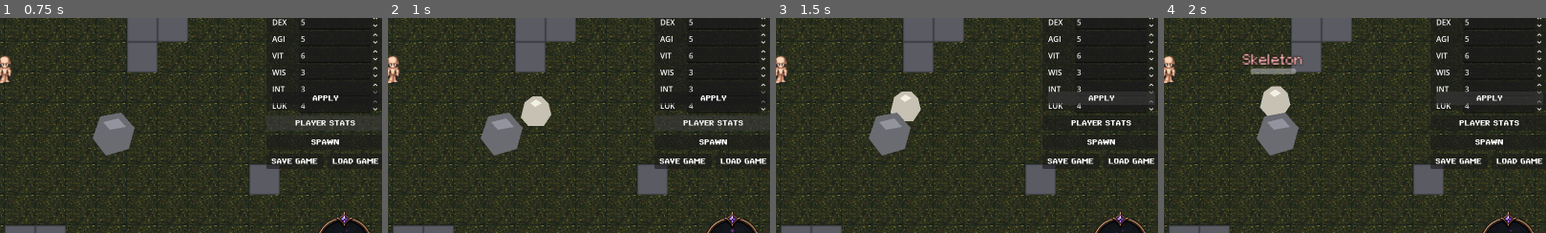
Above: before the commit, frames 1-4 (left to right).
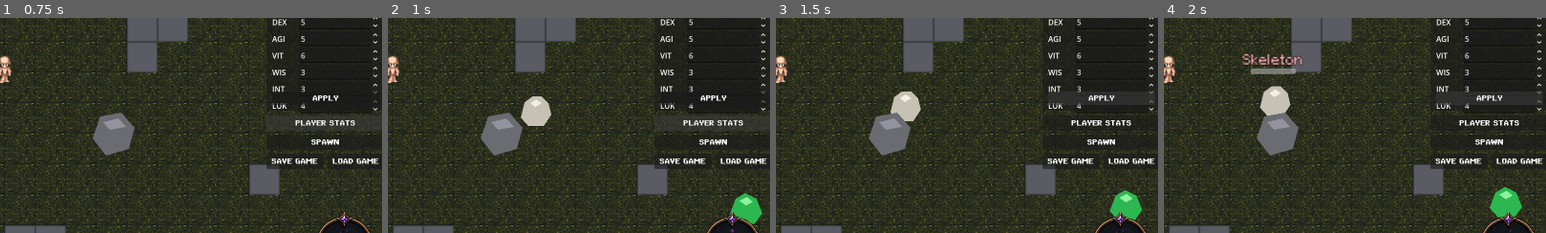
Above: after the commit, the same moments.

Repository: ramonsamagaio/Oathwake-Main
Game: Godot game, scene res://scenes/Main.tscn
The game is run twice, just before and just after one commit, with the same random seed, the same clock (stepped at 60 frames per second) and the same inputs. This scene is started directly instead of the project's main scene.
Inputs:
- Up to frame 1 (0.75 s): click "PLAYER STATS" at 0.5 s
- Up to frame 2 (1 s): no input
- Up to frame 3 (1.5 s): click "APPLY" at 1.25 s
- Up to frame 4 (2 s): no input
The pictures show only the part of the screen within x 49-99%, y 37-87%; the shares and areas given below are measured in that part.

Frame 1 is identical in both runs. In frame 2, 0.8% of the frame differs, in the area x 89-98%, y 81-96%; in frame 3, 0.8%; in frame 4, 0.9%, in the area x 85-94%, y 78-93%.

Commit message:
Revert remote slime scene to avoid local animation conflict

Diff:
--- a/scenes/enemies/Slime.tscn
+++ b/scenes/enemies/Slime.tscn
@@ -1,9 +1,6 @@
-[gd_scene load_steps=8 format=3]
+[gd_scene load_steps=4 format=3]
 
 [ext_resource type="Script" path="res://scripts/enemies/Slime.gd" id="1_slime_script"]
-[ext_resource type="Texture2D" path="res://assets/sprites/monsters/Slime_Animate/slime_idle1.png" id="2_slime_idle1"]
-[ext_resource type="Texture2D" path="res://assets/sprites/monsters/Slime_Animate/slime_idle2.png" id="3_slime_idle2"]
-[ext_resource type="Texture2D" path="res://assets/sprites/monsters/Slime_Animate/slime_idle3.png" id="4_slime_idle3"]
 
 [sub_resource type="CircleShape2D" id="CircleShape2D_slime_collision"]
 radius = 14.0
@@ -11,36 +8,14 @@
 [sub_resource type="CircleShape2D" id="CircleShape2D_damage_area"]
 radius = 18.0
 
-[sub_resource type="SpriteFrames" id="SpriteFrames_slime_idle"]
-animations = [{
-"frames": [{
-"duration": 1.0,
-"texture": ExtResource("2_slime_idle1")
-}, {
-"duration": 1.0,
-"texture": ExtResource("3_slime_idle2")
-}, {
-"duration": 1.0,
-"texture": ExtResource("4_slime_idle3")
-}, {
-"duration": 1.0,
-"texture": ExtResource("3_slime_idle2")
-}],
-"loop": true,
-"name": &"idle",
-"speed": 6.0
-}]
-
 [node name="Slime" type="CharacterBody2D"]
 script = ExtResource("1_slime_script")
 
 [node name="Body" type="Polygon2D" parent="."]
-visible = false
 color = Color(0.18, 0.72, 0.32, 1)
 polygon = PackedVector2Array(-16, 6, -10, -10, 0, -16, 12, -10, 18, 5, 10, 16, -7, 16)
 
 [node name="Highlight" type="Polygon2D" parent="."]
-visible = false
 color = Color(0.55, 0.95, 0.62, 1)
 polygon = PackedVector2Array(-6, -8, 2, -12, 8, -7, 1, -3)
 
@@ -51,8 +26,3 @@
 
 [node name="CollisionShape2D" type="CollisionShape2D" parent="DamageArea"]
 shape = SubResource("CircleShape2D_damage_area")
-
-[node name="AnimatedSprite2D" type="AnimatedSprite2D" parent="."]
-sprite_frames = SubResource("SpriteFrames_slime_idle")
-animation = &"idle"
-autoplay = "idle"
